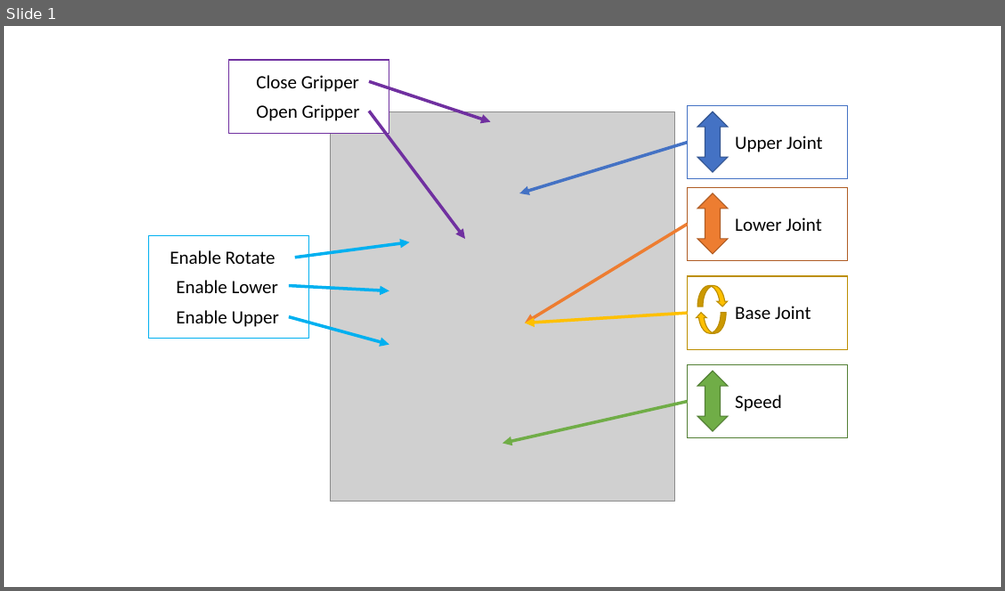
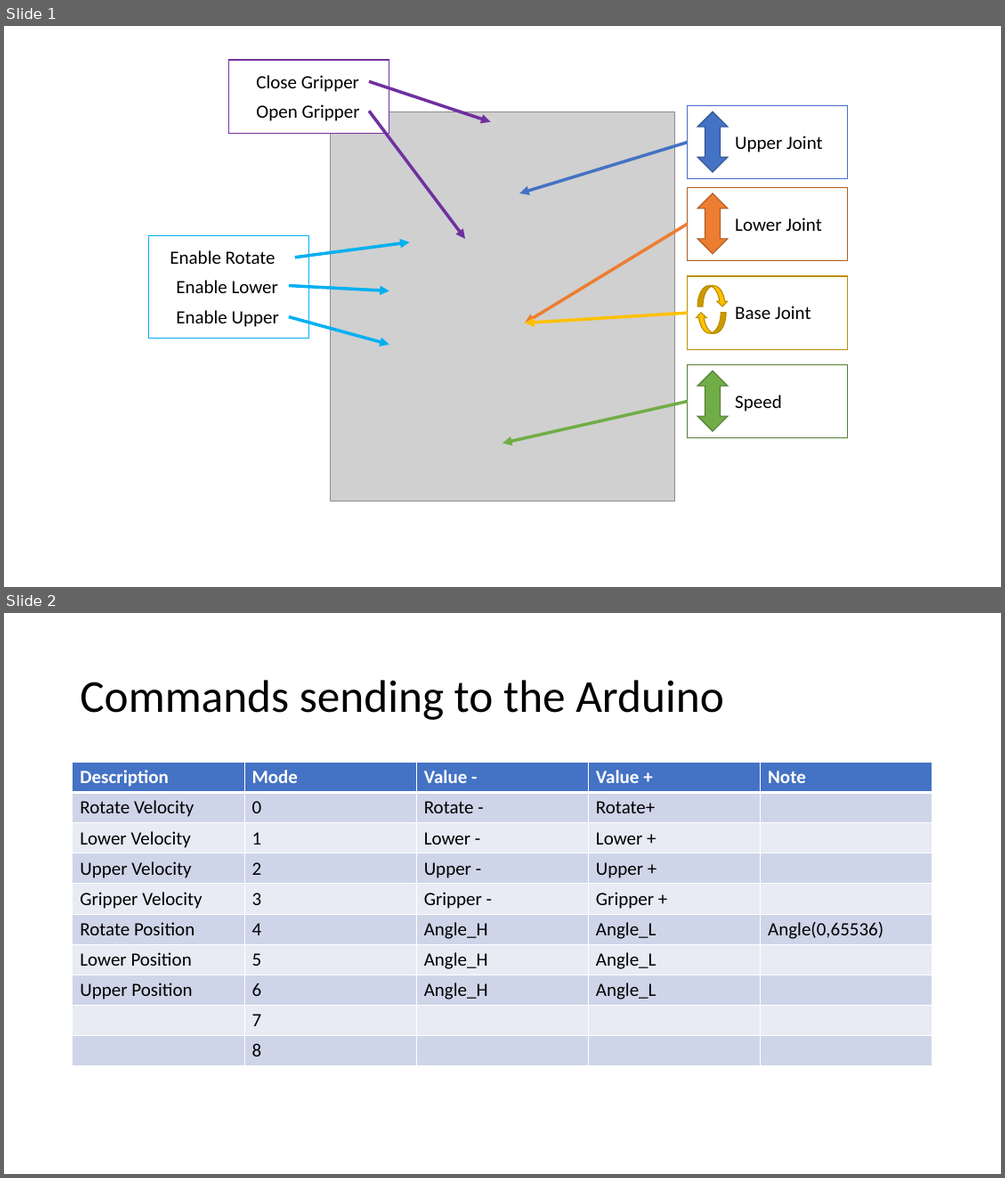
Before and after one commit to Uvic-Robotics-Club/RoverArm, a slide deck: images/Controller_layout.pptx. Shown one above the other, each under a label of ours: slide 1 before the commit, slides 1 and 2 after it. The pictures are 1005x591 and 1005x1178 pixels, drawn with LibreOffice and Linux fonts; fonts in the diff are those of the drawing; grey boxes stand for pictures. Boxes give left, top, right and bottom in pixels: in the first picture for what was removed or moved away, otherwise in the second. Text is boxed around its words. In the diff, an @@ line names an element or a change of style, - is before the commit and + after.

Commit message:
Added a slide that contains the table of what to send to the arduino

```diff
--- a/images/Controller_layout.pptx
+++ b/images/Controller_layout.pptx
@@ slide 2 added at [4, 613, 1001, 1174], background #FFFFFF @@
@@ title added at [80, 680, 724, 720], 44 pt, text #000000 @@
+Commands sending to the Arduino
@@ table added at [73, 763, 933, 1066], 10 rows, 5 columns @@
+Description | Mode | Value - | Value + | Note
+Rotate Velocity | 0 | Rotate - | Rotate+ | 
+Lower Velocity | 1 | Lower - | Lower + | 
+Upper Velocity | 2 | Upper - | Upper + | 
+Gripper Velocity | 3 | Gripper - | Gripper + | 
+Rotate Position | 4 | Angle_H | Angle_L | Angle(0,65536)
+Lower Position | 5 | Angle_H | Angle_L | 
+Upper Position | 6 | Angle_H | Angle_L | 
+ | 7 |  |  | 
+ | 8 |  |  | 
```
